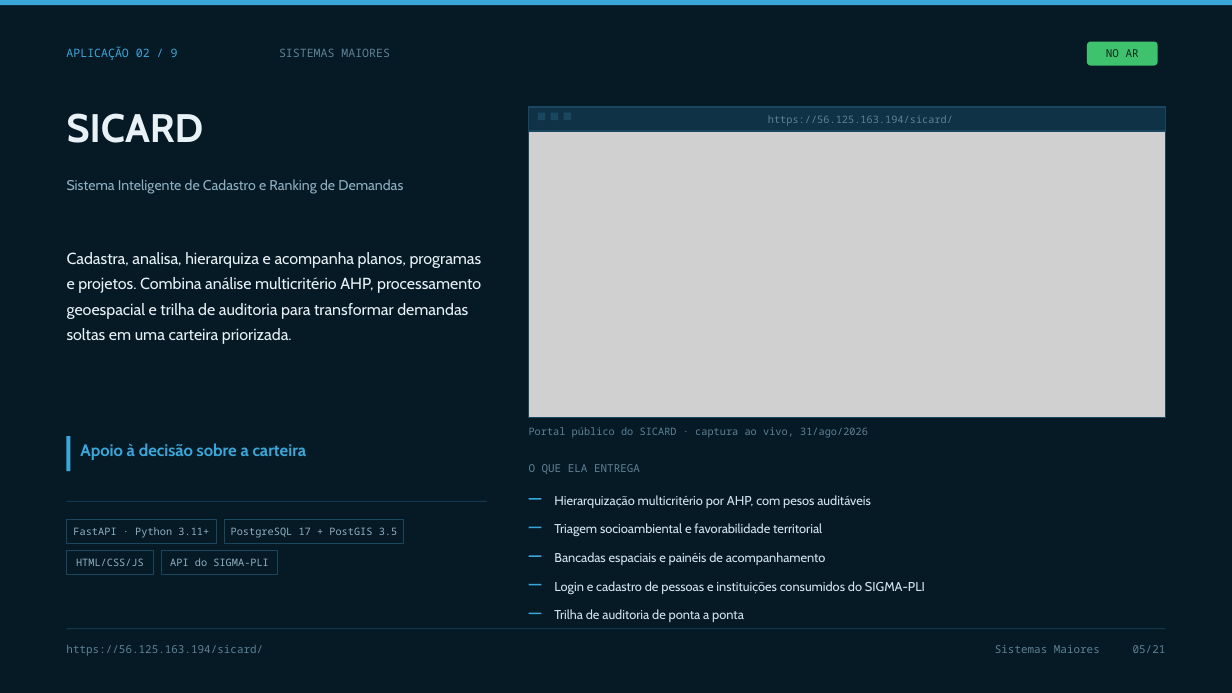
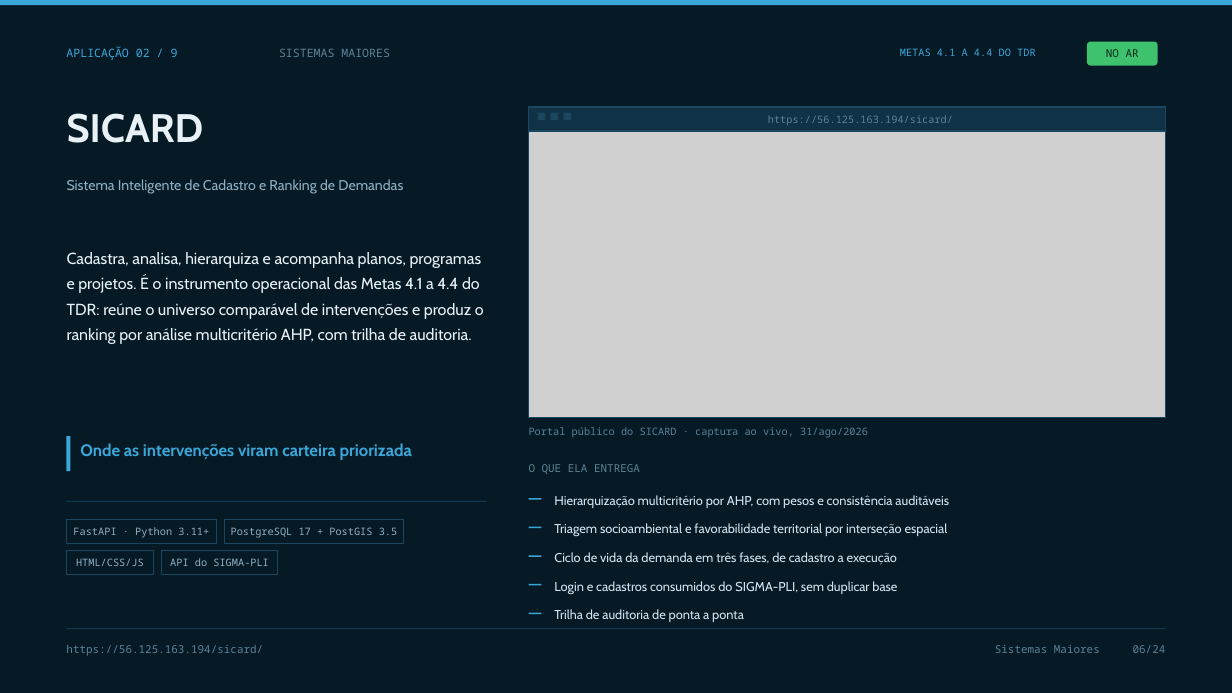
Before and after one commit to vpcapanema/pli-hub, a slide deck: slide 6 of apresentacao/pli-hub-detalhada.pptx (slide 5 before the commit). Drawn at 1232x693 pixels with LibreOffice and Linux fonts; fonts in the diff are those of the drawing; grey boxes stand for pictures. Boxes give left, top, right and bottom in pixels: in the first picture for what was removed or moved away, otherwise in the second. Text is boxed around its words. In the diff, an @@ line names an element or a change of style, - is before the commit and + after.

```diff
--- a/apresentacao/pli-hub-detalhada.pptx
+++ b/apresentacao/pli-hub-detalhada.pptx
@@ text added at <box>900,48,1035,56</box>, 8 pt, text #3AA6D9 @@
+METAS 4.1 A 4.4 DO TDR
@@ text at <box>67,252,484,344</box>: text changed @@
-Cadastra, analisa, hierarquiza e acompanha planos, programas e projetos. Combina análise multicritério AHP, processamento geoespacial e trilha de auditoria para transformar demandas soltas em uma carteira priorizada.
+Cadastra, analisa, hierarquiza e acompanha planos, programas e projetos. É o instrumento operacional das Metas 4.1 a 4.4 do TDR: reúne o universo comparável de intervenções e produz o ranking por análise multicritério AHP, com trilha de auditoria.
@@ text at <box>80,443,412,460</box>: text changed @@
-Apoio à decisão sobre a carteira
+Onde as intervenções viram carteira priorizada
@@ text at <box>554,495,949,508</box>: text changed @@
-Hierarquização multicritério por AHP, com pesos auditáveis
+Hierarquização multicritério por AHP, com pesos e consistência auditáveis
@@ text at <box>554,523,948,536</box>: text changed @@
-Triagem socioambiental e favorabilidade territorial
+Triagem socioambiental e favorabilidade territorial por interseção espacial
@@ text at <box>554,552,897,565</box>: text changed @@
-Bancadas espaciais e painéis de acompanhamento
+Ciclo de vida da demanda em três fases, de cadastro a execução
@@ text at <box>554,581,897,594</box>: text changed @@
-Login e cadastro de pessoas e instituições consumidos do SIGMA-PLI
+Login e cadastros consumidos do SIGMA-PLI, sem duplicar base
@@ text at <box>995,645,1166,653</box>: text changed @@
-Sistemas Maiores 05/21
+Sistemas Maiores 06/24
```
Also in this commit, not shown: 19 other slides changed, 3 slides added, 10 other files.
